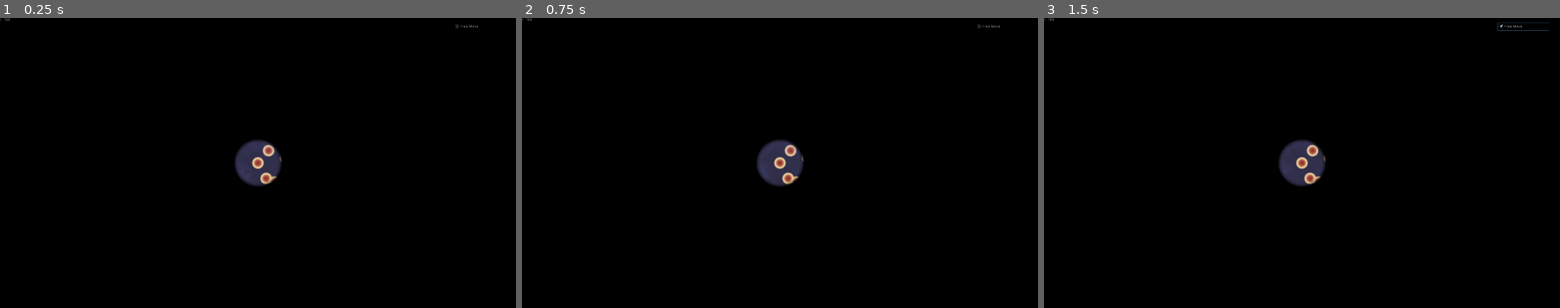
Above: before the commit, frames 1-3 (left to right).
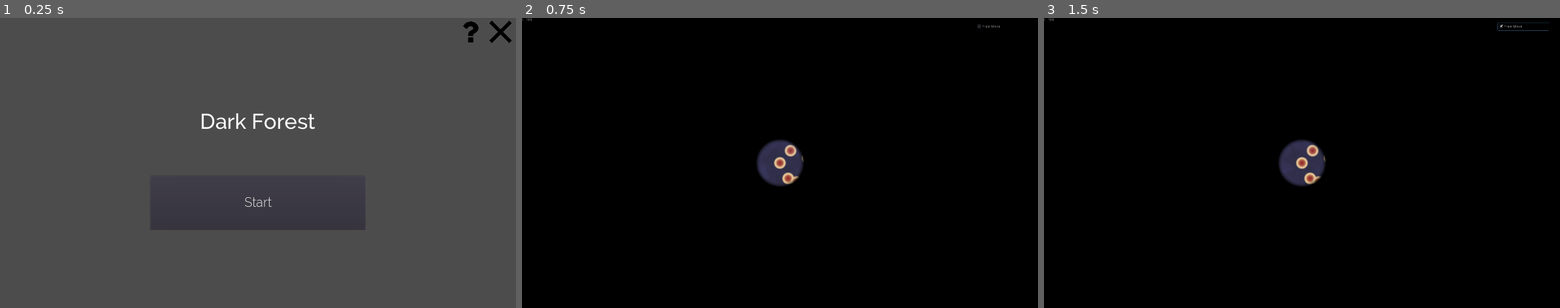
Above: after the commit, the same moments.

Repository: WeLoveGodot/GameOff2019
Game: Godot game, scene res://scene/Menu.tscn
Same seed, same stepped clock (60 frames per second), same inputs: the game is played once before the commit and once after it. Before the commit the project starts from res://scene/Game.tscn.
Inputs (mouse positions are in pixels of both pictures, inside the frame that each line leads up to):
- Up to frame 1 (0.25 s): no input
- Up to frame 2 (0.75 s): click (780, 203) at 0.5 s, where only the run after the commit has a clickable "Start"
- Up to frame 3 (1.5 s): click "Free Move" at 1.25 s

The runs differ from the first frame. In frame 1, 100% of the frame differs, in the area x 0-100%, y 0-100%; in frame 2, nothing differs; in frame 3, nothing differs.

Commit message:
feat(shader): add fadeout feature

Diff:
--- a/project.godot
+++ b/project.godot
@@ -16,7 +16,7 @@
 [application]
 
 config/name="New Game Project"
-run/main_scene="res://scene/Game.tscn"
+run/main_scene="res://scene/Menu.tscn"
 config/icon="res://resource/art/icon.png"
 
 [autoload]
--- a/resource/shader/Holes.shader
+++ b/resource/shader/Holes.shader
@@ -13,12 +13,21 @@
 	return hole.gb;
 }
 
+float get_hole_alpha(vec4 hole) {
+	return hole.a;
+}
+
 float mix_alpha(float a1, float a2) {
 	return min(min(a1, a2), a1 * a2);
 }
 
-float dis_alpha(float dis, float rr, float rr2) {
-	return pow(clamp((dis - rr) / (rr - rr2) + 1., 0., 1.), 2.);
+float dis_alpha(float hole_alpha, float dis, float rr, float rr2) {
+	float a  = (1. - hole_alpha) / pow(rr - rr2, 2.) * pow(dis - rr2, 2.) + hole_alpha;
+	if (dis > rr2) {
+		return a;
+	} else {
+		return hole_alpha;
+	}
 }
 
 void fragment() {
@@ -34,7 +43,7 @@
 		vec2 pos2 = vec2(pos) / fs + vec2(0.5, 0.5); // map (0, 0) to (0.5, 0.5)
 
 		float dis = distance(pos2, UV);
-		alpha = mix_alpha(alpha, dis_alpha(dis, rr, rr2));
+		alpha = mix_alpha(alpha, dis_alpha(get_hole_alpha(hole), dis, rr, rr2));
 		if (alpha == 0.) {
 			break;
 		}
--- a/scene/Game.gd
+++ b/scene/Game.gd
@@ -5,6 +5,7 @@
 # debug相机的话，就不自动scale，由人来控制
 var is_debug_camera: bool = false
 
+var debug = 1.0
 func _ready():
   # test code
   # init_camera()
@@ -15,7 +16,7 @@
 
 func test_tween():
   var t = $Tween
-  t.interpolate_property(me, "field_radius", 50, 1000, 1, Tween.TRANS_LINEAR, Tween.TRANS_LINEAR)
+  t.interpolate_property(self, "debug", 1.0, 0.0, 2, Tween.TRANS_LINEAR, Tween.TRANS_LINEAR)
   t.start()
 
 func init_camera():
--- a/scene/Holes.gd
+++ b/scene/Holes.gd
@@ -8,18 +8,25 @@
 var stream = StreamPeerBuffer.new()
 var mat
 var bytes = PoolByteArray([])
-const MAX_SIZE = 3 * 4 * MAX_HOLE
+const FORMAT_SIZE = 4 # rgba
+const FLOAT_BYTES = 4
+const MAX_SIZE = FORMAT_SIZE * FLOAT_BYTES * MAX_HOLE
 
 func _ready():
   mat = $Rect.get_material()
 
 # 调用这个加入新的洞
-func add_hole(r: float, pos: Vector2):
+func add_hole_a(r: float, pos: Vector2, alpha: float):
   if bytes.size() >= MAX_SIZE:
     return
   pack_float(r)
   pack_float(pos.x)
   pack_float(pos.y)
+  pack_float(alpha)
+
+# 缺省alpha
+func add_hole(r: float, pos: Vector2):
+  add_hole_a(r, pos, 0)
 
 func clear_holes():
   bytes = PoolByteArray([])
@@ -28,7 +35,7 @@
 func draw_holes():
   while bytes.size() < MAX_SIZE:
     bytes.append(0)
-  image.create_from_data(MAX_HOLE, 1, false, Image.FORMAT_RGBF, bytes)
+  image.create_from_data(MAX_HOLE, 1, false, Image.FORMAT_RGBAF, bytes)
   it.create_from_image(image)
   $Sprite.texture = it
   mat.set_shader_param("holes_tex", it)
